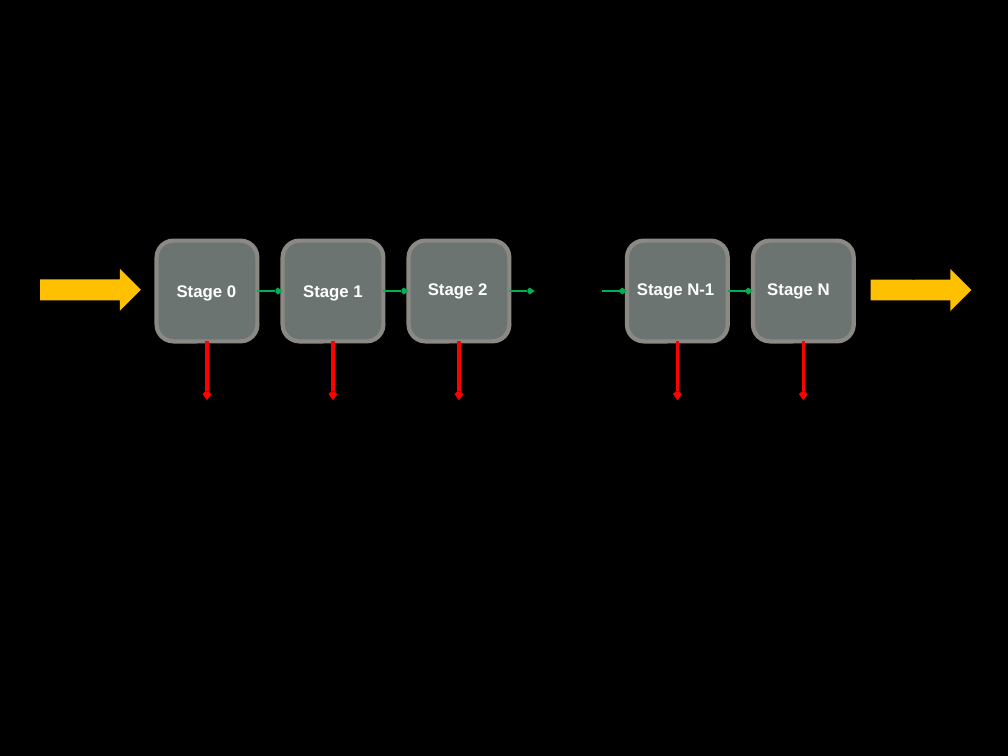
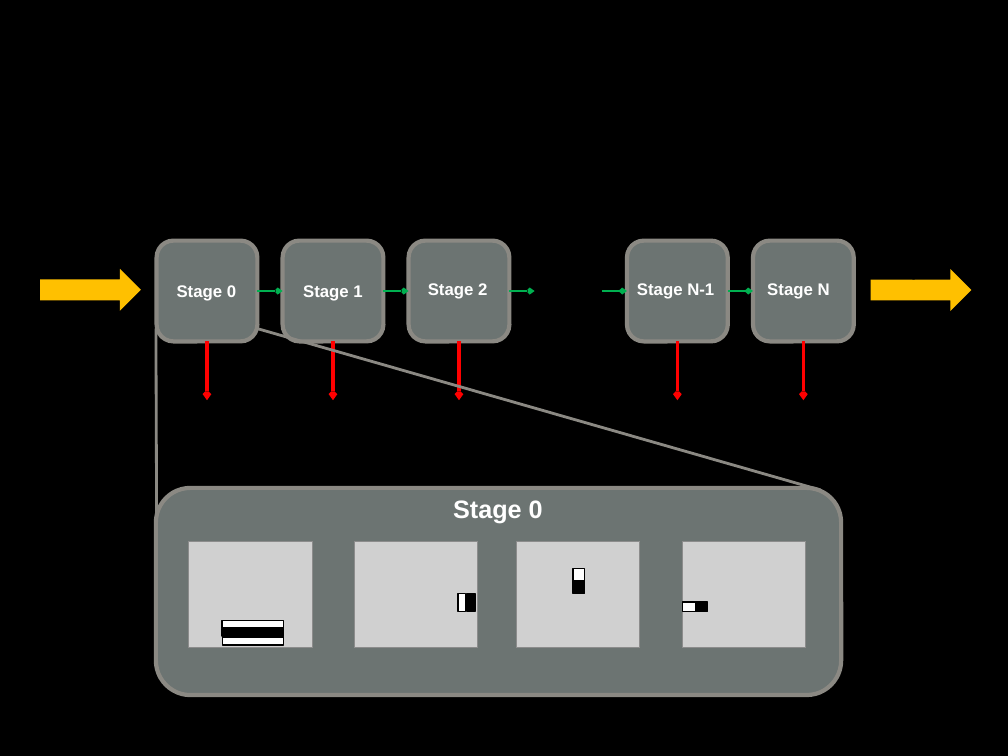
Before and after one commit to LiangLeon/AdaBoostExample, a slide deck: slide 26 of Presentation/Boosting.pptx (slide 27 before the commit). Drawn at 1008x756 pixels with LibreOffice and Linux fonts; fonts in the diff are those of the drawing; grey boxes stand for pictures; background and template pictures are left out. Boxes give left, top, right and bottom in pixels: in the first picture for what was removed or moved away, otherwise in the second. Text is boxed around its words. In the diff, an @@ line names an element or a change of style, - is before the commit and + after.

Commit message:
Update PPT 201507140953

```diff
--- a/Presentation/Boosting.pptx
+++ b/Presentation/Boosting.pptx
@@ line added from (156, 329) to (156, 515), #8B8983 2 pt @@
@@ line added from (257, 329) to (821, 490), #8B8983 2 pt @@
@@ rounded rectangle added at (x1=156, y1=488, x2=842, y2=696), fill #6C7472, outline #8B8983 3 pt @@
@@ text added at (x1=453, y1=500, x2=543, y2=523), 18 pt, text #FFFFFF, bold @@
+Stage 0
@@ picture added at (x1=188, y1=541, x2=312, y2=648) @@
@@ picture added at (x1=354, y1=541, x2=478, y2=648) @@
@@ picture added at (x1=516, y1=541, x2=640, y2=648) @@
@@ rectangle added at (x1=573, y1=569, x2=585, y2=581), fill #FFFFFF, outline #000000 1 pt @@
@@ picture added at (x1=682, y1=541, x2=806, y2=648) @@
@@ rectangle added at (x1=458, y1=594, x2=466, y2=612), fill #FFFFFF, outline #000000 1 pt @@
@@ rectangle added at (x1=467, y1=594, x2=475, y2=612), fill #000000, outline #000000 1 pt @@
@@ rectangle added at (x1=573, y1=580, x2=585, y2=593), fill #000000, outline #000000 1 pt @@
@@ rectangle added at (x1=222, y1=620, x2=284, y2=628), fill #FFFFFF, outline #000000 1 pt @@
@@ rectangle added at (x1=222, y1=628, x2=284, y2=637), fill #000000, outline #000000 1 pt @@
@@ rectangle added at (x1=682, y1=602, x2=696, y2=611), fill #FFFFFF, outline #000000 1 pt @@
@@ rectangle added at (x1=696, y1=602, x2=708, y2=611), fill #000000, outline #000000 1 pt @@
@@ rectangle added at (x1=222, y1=637, x2=284, y2=645), fill #FFFFFF, outline #000000 1 pt @@
```
Also in this commit, not shown: 13 other slides changed, 3 slides added, 5 slides removed.
